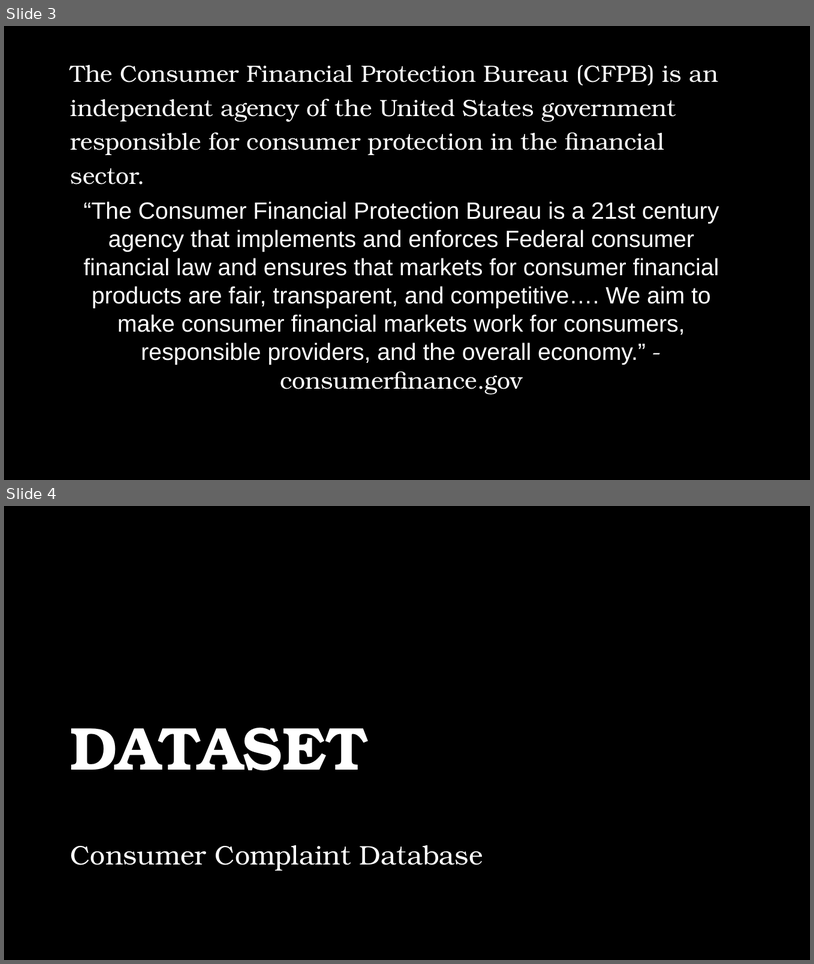
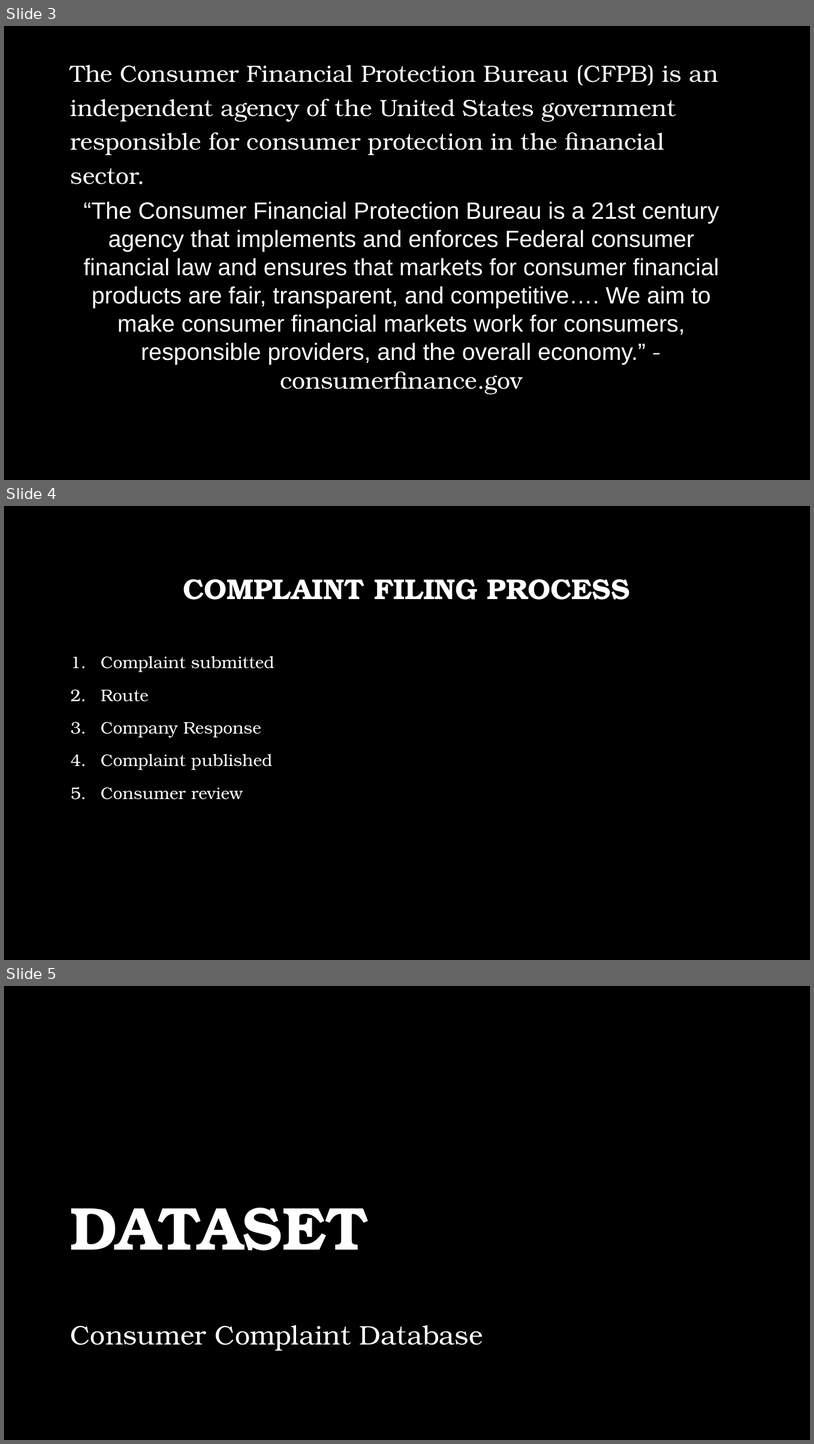
Before and after one commit to UnacceptableVegetable/SpringBoard, a slide deck: Capstone Three/capstone_three_presentation.pptx. Shown one above the other, each under a label of ours: slides 3 and 4 before the commit, slides 3, 4 and 5 after it. The pictures are 814x964 and 814x1444 pixels, drawn with LibreOffice and Linux fonts; fonts in the diff are those of the drawing; background and template pictures are left out. Boxes give left, top, right and bottom in pixels: in the first picture for what was removed or moved away, otherwise in the second. Text is boxed around its words. In the diff, an @@ line names an element or a change of style, - is before the commit and + after.

```diff
--- a/Capstone Three/capstone_three_presentation.pptx
+++ b/Capstone Three/capstone_three_presentation.pptx
@@ slide 4 added at (4,506,810,960), background picture (left out) @@
@@ title added at (183,579,630,600), 34 pt, text #FFFFFF, bold @@
+COMPLAINT FILING PROCESS
@@ text added at (101,656,275,799), 20 pt, text #FFFFFF @@
+1. Complaint submitted
+2. Route
+3. Company Response
+4. Complaint published
+5. Consumer review
@@ what was slide 4 is now slide 5 @@
```
Also in this commit, not shown: 3 slides changed, 2 other files.
